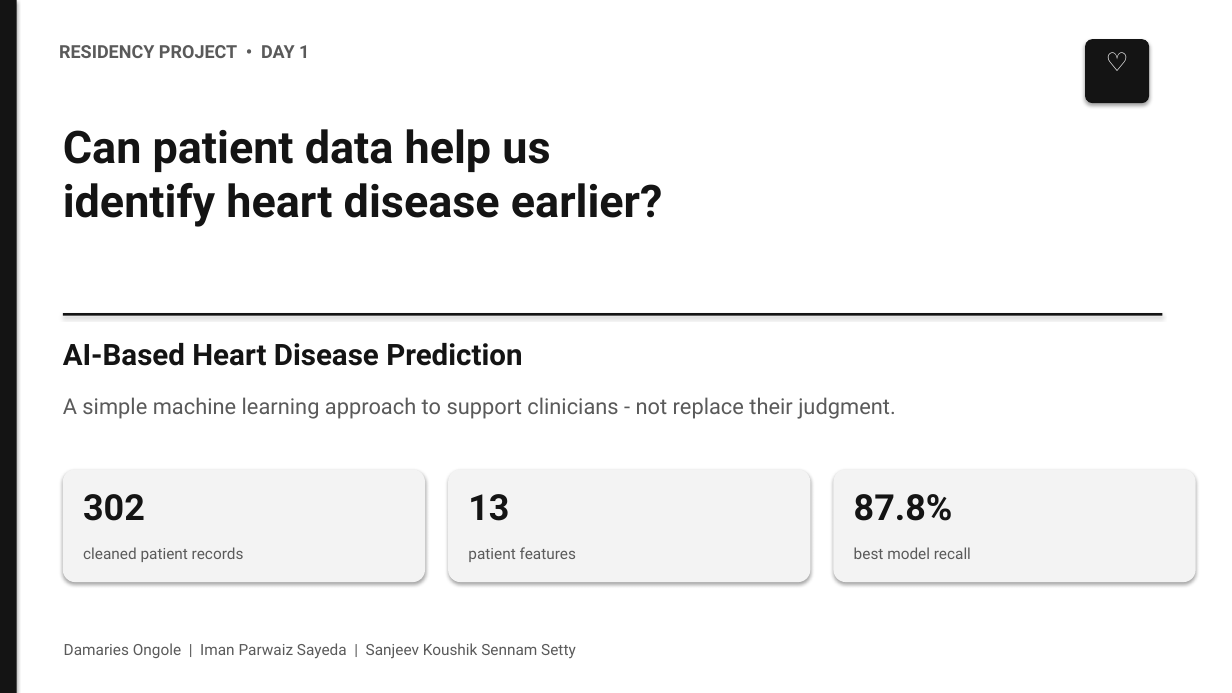
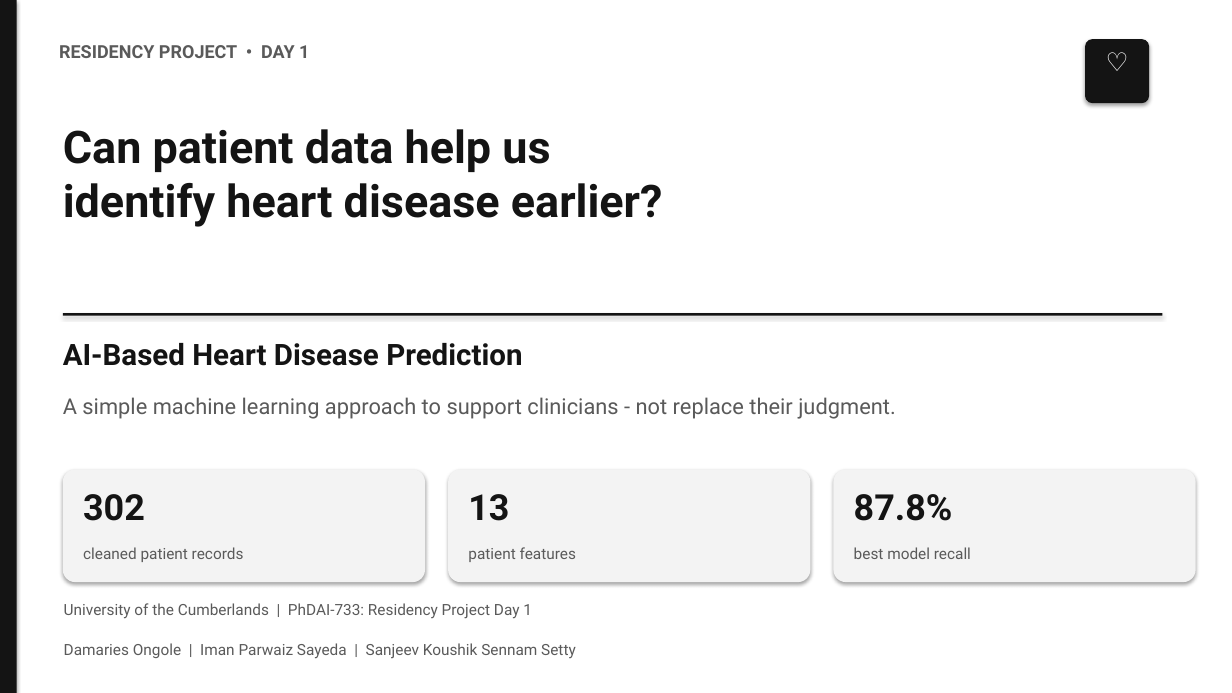
Before and after one commit to SanjeeKoushik/2026-Fall-Python-Application-for-Data-Analytics-in-AI-PhDAI-733-M21, a slide deck: slide 1 of Heart_Disease_ppt.pptx. Drawn at 1232x693 pixels with LibreOffice and Linux fonts; fonts in the diff are those of the drawing. Boxes give left, top, right and bottom in pixels: in the first picture for what was removed or moved away, otherwise in the second. Text is boxed around its words. In the diff, an @@ line names an element or a change of style, - is before the commit and + after.

```diff
--- a/Heart_Disease_ppt.pptx
+++ b/Heart_Disease_ppt.pptx
@@ text added at box(64, 603, 532, 619), 12 pt, text #5A5A5A @@
+University of the Cumberlands | PhDAI-733: Residency Project Day 1
```
Also in this commit, not shown: 6 other slides changed, 1 slide added, 1 other file.
